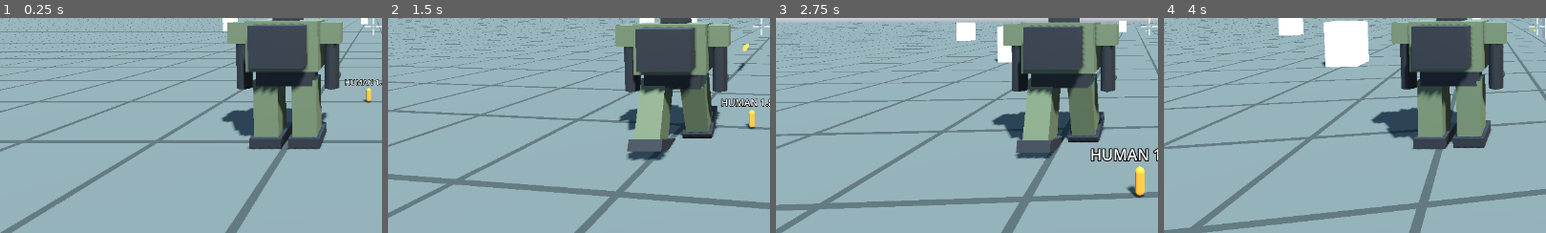
Above: before the commit, frames 1-4 (left to right).
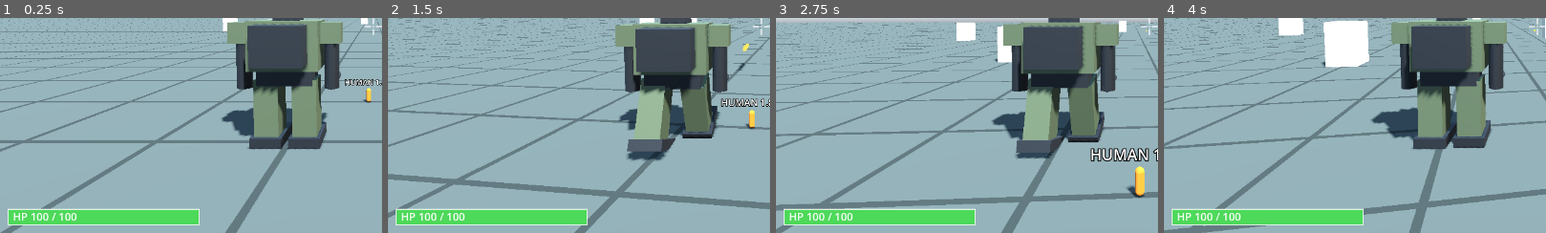
Above: after the commit, the same moments.

Repository: Sierra-117605/ARSENAL-FRONT
Game: Godot game, scene res://scenes/field_3d.tscn
Two runs of this game, one before a commit and one after it. Both use one fixed random seed, a clock stepped at 60 frames per second and the inputs below.
Inputs (mouse positions are % of the whole screen's width and height, from its top left):
- Up to frame 1 (0.25 s): no input
- Up to frame 2 (1.5 s): tap Enter at 0.5 s; move the mouse to (55, 50) at 0.52 s; hold W (move_forward) from 0.53 s (still down); click (55, 50) at 0.6 s; move the mouse to (45, 50) at 1.27 s; click (45, 50) at 1.35 s
- Up to frame 3 (2.75 s): keep holding W (move_forward); move the mouse to (52, 48) at 2.02 s; click (52, 48) at 2.1 s
- Up to frame 4 (4 s): keep holding W (move_forward); move the mouse to (49, 52) at 2.77 s; click (49, 52) at 2.85 s; move the mouse to (57, 51) at 3.52 s; click (57, 51) at 3.6 s
The pictures show only the part of the screen within x 1-51%, y 48-98%; the shares and areas given below are measured in that part.

The runs differ from the first frame. In frame 1, 3.9% of the frame differs, in the area x 2-53%, y 88-97%; in frame 2, 3.9%; in frame 3, 4.0%; in frame 4, 4.0%.

Commit message:
N2-1: 自機の耐久と HP バー + 弾のダメージ 10 / 標的耐久 30 に統一
Co-Authored-By: Claude Opus 5 <noreply@anthropic.com>

Diff:
--- a/scenes/field_3d.tscn
+++ b/scenes/field_3d.tscn
@@ -7,6 +7,7 @@
 [ext_resource type="Script" path="res://scripts/action/third_person_view.gd" id="5_tpv"]
 [ext_resource type="Script" path="res://scripts/action/crosshair.gd" id="6_cross"]
 [ext_resource type="PackedScene" path="res://scenes/target.tscn" id="7_target"]
+[ext_resource type="Script" path="res://scripts/action/health_bar.gd" id="8_hp"]
 
 [sub_resource type="ProceduralSkyMaterial" id="SkyMat"]
 sky_top_color = Color(0.32, 0.45, 0.62, 1)
@@ -200,3 +201,14 @@
 grow_vertical = 2
 mouse_filter = 2
 script = ExtResource("6_cross")
+
+[node name="HealthBar" type="Control" parent="HUD" node_paths=PackedStringArray("target")]
+layout_mode = 3
+anchors_preset = 15
+anchor_right = 1.0
+anchor_bottom = 1.0
+grow_horizontal = 2
+grow_vertical = 2
+mouse_filter = 2
+script = ExtResource("8_hp")
+target = NodePath("../../Robot")
--- a/scripts/action/bullet.gd
+++ b/scripts/action/bullet.gd
@@ -9,7 +9,7 @@
 ## これだけ飛んだら消える（メートル）
 @export var max_distance: float = 1200.0
 ## 1 発のダメージ（標的の耐久を減らす量）
-@export var damage: int = 1
+@export var damage: int = 10
 
 ## 飛ぶ向き（長さ 1）
 var direction: Vector3 = Vector3.FORWARD
--- /dev/null
+++ b/scripts/action/health_bar.gd
@@ -0,0 +1,30 @@
+extends Control
+## 画面左下に出す自機の耐久バー。
+## 文字は英語（Godot の既定フォントに日本語の字が入っていないため）。
+
+## 耐久を表示する相手
+@export var target: Pilotable
+@export var bar_size: Vector2 = Vector2(320, 26)
+@export var margin: Vector2 = Vector2(28, 28)
+
+
+func _process(_delta: float) -> void:
+	queue_redraw()
+
+
+func _draw() -> void:
+	if target == null:
+		return
+	var ratio := 0.0
+	if target.max_hp > 0:
+		ratio = clampf(float(target.hp) / float(target.max_hp), 0.0, 1.0)
+	var pos := Vector2(margin.x, size.y - margin.y - bar_size.y)
+	# 枠と背景
+	draw_rect(Rect2(pos, bar_size), Color(0, 0, 0, 0.45))
+	# 残り耐久（多い=緑、少ない=赤）
+	var fill := Color(0.3, 0.85, 0.35).lerp(Color(0.9, 0.2, 0.15), 1.0 - ratio)
+	draw_rect(Rect2(pos, Vector2(bar_size.x * ratio, bar_size.y)), fill)
+	draw_rect(Rect2(pos, bar_size), Color(1, 1, 1, 0.8), false, 2.0)
+	var font := ThemeDB.fallback_font
+	draw_string(font, pos + Vector2(8, bar_size.y - 7), "HP %d / %d" % [target.hp, target.max_hp],
+		HORIZONTAL_ALIGNMENT_LEFT, -1, 18, Color(1, 1, 1))
--- a/scripts/action/pilotable.gd
+++ b/scripts/action/pilotable.gd
@@ -6,6 +6,16 @@
 
 ## この物を識別する文字列（保存・将来の通信用）
 @export var pilotable_id: String = ""
+## 耐久の最大値（0 になると撃破）
+@export var max_hp: int = 100
+
+## 今の耐久
+var hp: int = 0
+
+## 耐久が減った時に知らせる（残り耐久, 最大）
+signal damaged(hp: int, max_hp: int)
+## 撃破された時に知らせる
+signal destroyed
 
 ## 直近に受け取った操縦入力。中身は JSON にそのまま書ける値だけにする
 var control: Dictionary = empty_control()
@@ -29,6 +39,25 @@
 	return Vector3(a.get("x", 0.0), a.get("y", 0.0), a.get("z", 0.0))
 
 
+func _ready() -> void:
+	hp = max_hp
+
+
+## 弾などが当たった時に呼ばれる（Bullet から）
+func take_hit(damage: int) -> void:
+	if hp <= 0:
+		return
+	hp = maxi(hp - damage, 0)
+	damaged.emit(hp, max_hp)
+	if hp == 0:
+		destroyed.emit()
+
+
+## まだ動けるか
+func is_alive() -> bool:
+	return hp > 0
+
+
 ## 操縦席の乗員から操縦入力を受け取る（操縦席の「運転手席」からのみ呼ばれる）
 func apply_control(new_control: Dictionary) -> void:
 	control = new_control
@@ -49,6 +78,7 @@
 		"id": pilotable_id,
 		"position": {"x": global_position.x, "y": global_position.y, "z": global_position.z},
 		"rotation_y": rotation.y,
+		"hp": hp,
 	}
 
 
@@ -58,3 +88,4 @@
 	var p: Dictionary = data.get("position", {})
 	global_position = Vector3(p.get("x", 0.0), p.get("y", 0.0), p.get("z", 0.0))
 	rotation.y = data.get("rotation_y", 0.0)
+	hp = data.get("hp", max_hp)
--- a/scripts/action/target.gd
+++ b/scripts/action/target.gd
@@ -4,18 +4,16 @@
 
 ## この標的を識別する文字列（保存用）
 @export var target_id: String = ""
-## 壊れるまでに必要な命中数
-@export var max_hp: int = 3
+## 耐久（弾 1 発 = 10。3 発で壊れる）
+@export var max_hp: int = 30
 
 ## 残り耐久（命中するたびに減る）
 var hp: int = 0
 
-## 残り耐久ごとの色（満タン → 1 発目 → 2 発目）
-const COLORS := {
-	3: Color(0.9, 0.9, 0.85),
-	2: Color(1.0, 0.65, 0.15),
-	1: Color(0.85, 0.15, 0.1),
-}
+## 残り耐久の割合ごとの色（多い → 中くらい → 少ない）
+const COLOR_FULL := Color(0.9, 0.9, 0.85)
+const COLOR_HALF := Color(1.0, 0.65, 0.15)
+const COLOR_LOW := Color(0.85, 0.15, 0.1)
 
 var material: StandardMaterial3D
 
@@ -40,7 +38,13 @@
 
 
 func _update_color() -> void:
-	material.albedo_color = COLORS.get(hp, COLORS[1])
+	var ratio := float(hp) / float(maxi(max_hp, 1))
+	if ratio > 0.7:
+		material.albedo_color = COLOR_FULL
+	elif ratio > 0.35:
+		material.albedo_color = COLOR_HALF
+	else:
+		material.albedo_color = COLOR_LOW
 
 
 ## 保存用に現在の状態を JSON 互換の Dictionary にする
--- a/tests/test_n1_4_fire.gd
+++ b/tests/test_n1_4_fire.gd
@@ -29,7 +29,7 @@
 ## 試験用の壁：正面 100m 先。当たった回数を数える
 func _add_test_wall() -> void:
 	var script := GDScript.new()
-	script.source_code = "extends StaticBody3D\nvar hits := 0\nfunc take_hit(d: int) -> void:\n\thits += d\n"
+	script.source_code = "extends StaticBody3D\nvar hits := 0\nfunc take_hit(_d: int) -> void:\n\thits += 1\n"
 	script.reload()
 	wall = StaticBody3D.new()
 	wall.set_script(script)
--- a/tests/test_n1_5_targets.gd
+++ b/tests/test_n1_5_targets.gd
@@ -80,7 +80,7 @@
 func _check_destroyed() -> void:
 	var name_s: String = "標的%d" % (index + 1)
 	# 3 → 2 → 1 と減り、毎回違う色になっていれば OK
-	var ok: bool = hp_seen == [3, 2, 1] and colors_seen[0] != colors_seen[1] and colors_seen[1] != colors_seen[2]
+	var ok: bool = hp_seen == [30, 20, 10] and colors_seen[0] != colors_seen[1] and colors_seen[1] != colors_seen[2]
 	_report(ok, "%s：当たるたびに色が変わり (耐久 %s)、3 発目で壊れて消えた" % [name_s, hp_seen])
 
 
--- /dev/null
+++ b/tests/test_n2_1_hp.gd
@@ -0,0 +1,62 @@
+extends SceneTree
+## N2-1 の自動確認：自機に耐久があり、ダメージで減り、画面に耐久バーが出るか調べる。
+## 実行：Godot_console.exe --headless --path . --script res://tests/test_n2_1_hp.gd
+## 画像も撮る場合（--headless を外す）：... -- --shot=<保存先.png>
+
+var field: Node
+var robot: Robot
+var bar: Control
+var frame := 0
+var failed := false
+var shot_path := ""
+var damaged_signal := 0
+var destroyed_signal := 0
+
+
+func _initialize() -> void:
+	for arg in OS.get_cmdline_user_args():
+		if arg.begins_with("--shot="):
+			shot_path = arg.substr(7)
+	field = load("res://scenes/field_3d.tscn").instantiate()
+	root.add_child(field)
+	robot = field.get_node("Robot")
+	bar = field.get_node("HUD/HealthBar")
+	robot.damaged.connect(func(_hp, _max): damaged_signal += 1)
+	robot.destroyed.connect(func(): destroyed_signal += 1)
+
+
+func _physics_process(_delta: float) -> bool:
+	frame += 1
+	match frame:
+		30:
+			_report(robot.hp == robot.max_hp and robot.hp > 0, "起動時の耐久は満タン (%d / %d)" % [robot.hp, robot.max_hp])
+			_report(bar != null and bar.target == robot, "耐久バーが自機を見ている")
+			if shot_path != "":
+				_save_shot()
+		40:
+			robot.take_hit(30)
+			_report(robot.hp == robot.max_hp - 30, "ダメージで耐久が減る (残り %d)" % robot.hp)
+			_report(damaged_signal == 1, "耐久が減ったことを知らせる")
+			_report(robot.is_alive(), "まだ動ける")
+		50:
+			robot.take_hit(1000)
+			_report(robot.hp == 0, "耐久は 0 より下がらない (%d)" % robot.hp)
+			_report(destroyed_signal == 1, "撃破を知らせる")
+			_report(not robot.is_alive(), "撃破後は動けない扱い")
+			var text := JSON.stringify(robot.to_dict())
+			_report(text.contains("\"hp\""), "耐久が保存データに入る: " + text)
+			print("RESULT: ", "FAIL" if failed else "PASS")
+			return true
+	return false
+
+
+func _save_shot() -> void:
+	await process_frame
+	root.get_texture().get_image().save_png(shot_path)
+	print("画像を保存: ", shot_path)
+
+
+func _report(ok: bool, msg: String) -> void:
+	print("[", "OK" if ok else "NG", "] ", msg)
+	if not ok:
+		failed = true
Not shown: 1 places in scenes/field_3d.tscn that only renumber resources
Not shown, added: scripts/action/health_bar.gd.uid
Not shown, added: tests/test_n2_1_hp.gd.uid
